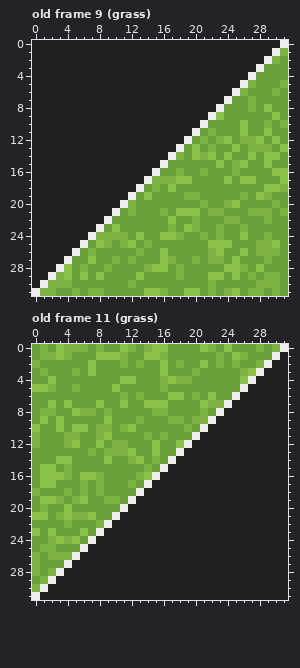
Two versions of one pixel-art file, assets/files/circuit_spritesheet.ase. The picture above was drawn from the file before the commit.
32x32 pixels, 42 frames. Shown: old frame 9 (grass), old frame 11 (grass). The commit also changed other frames, which this record leaves out.
New version:
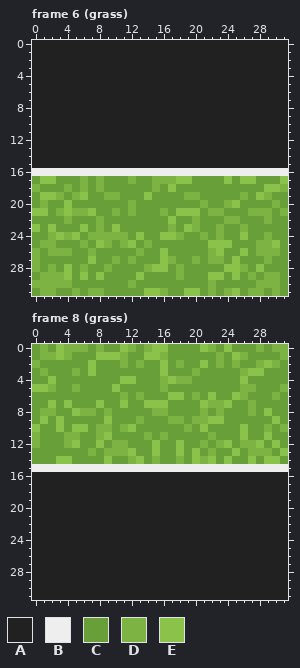
Palette (. is transparent): A #212121  B #eeeeee  C #689f38  D #7cb342  E #8bc34a
A new or re-ordered frame is compared with the old frame closest to it.
The exact change:
frames 42 -> 50
Changed rows in their new state; - is an unchanged pixel.
Frame 6 (grass) is new; against old frame 9 (grass):
first column x 0:
 0 -------------------------------A
 1 ------------------------------AA
 2 -----------------------------AAA
 3 ----------------------------AAAA
 4 ---------------------------AAAAA
 5 --------------------------AAAAAA
 6 -------------------------AAAAAAA
 7 ------------------------AAAAAAAA
 8 -----------------------AAAAAAAAA
 9 ----------------------AAAAAAAAAA
10 ---------------------AAAAAAAAAAA
11 --------------------AAAAAAAAAAAA
12 -------------------AAAAAAAAAAAAA
13 ------------------AAAAAAAAAAAAAA
14 -----------------AAAAAAAAAAAAAAA
15 ----------------AAAAAAAAAAAAAAAA
16 BBBBBBBBBBBBBBB-BBBBBBBBBBBBBBBB
17 CEECCCDCDCCCDCC-----------------
18 DCCCDCDCDCCCCC------------------
19 CEEDCDECCDDCC-------------------
20 CDCCECCCCCCC--------------------
21 EECDEDDECCD---------------------
22 CCCCDCCCDC----------------------
23 ECECCCECD-----------------------
24 CCDEDECD------------------------
25 CDDCCCD-------------------------
26 DCDDDC--------------------------
27 DCCCC---------------------------
28 DCDC----------------------------
29 CDD-----------------------------
30 DD------------------------------
31 C-------------------------------
Frame 8 (grass) is new; against old frame 11 (grass):
first column x 0:
 0 -------------------------------D
 1 ------------------------------CD
 2 -----------------------------EDC
 3 ----------------------------ECCC
 4 ---------------------------CCCCC
 5 --------------------------DDCCCD
 6 -------------------------EDCCCDC
 7 ------------------------ECCDCCCC
 8 -----------------------DCCCDCECC
 9 ----------------------EECCCCCCEC
10 ---------------------ECCCCECCDCD
11 --------------------CCDCCCECCECC
12 -------------------CCDCDECDDECEC
13 ------------------ECECDCCECDDDCE
14 -----------------CDCEDECECCECEEC
15 BBBBBBBBBBBBBBBB-BBBBBBBBBBBBBBB
16 AAAAAAAAAAAAAAAA----------------
17 AAAAAAAAAAAAAAA-----------------
18 AAAAAAAAAAAAAA------------------
19 AAAAAAAAAAAAA-------------------
20 AAAAAAAAAAAA--------------------
21 AAAAAAAAAAA---------------------
22 AAAAAAAAAA----------------------
23 AAAAAAAAA-----------------------
24 AAAAAAAA------------------------
25 AAAAAAA-------------------------
26 AAAAAA--------------------------
27 AAAAA---------------------------
28 AAAA----------------------------
29 AAA-----------------------------
30 AA------------------------------
31 A-------------------------------
Pixel boxes of the changes (left, top, right, bottom) in both pictures:
changed: (32, 40, 288, 296)
changed: (32, 344, 288, 600)
